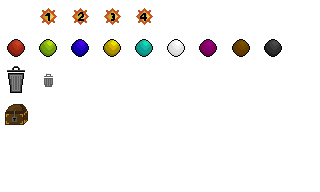
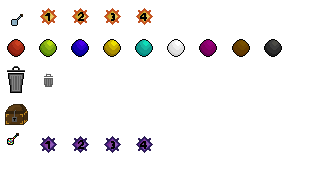
Two versions of the same layered image (320x192). Layer-by-layer changes:
painted on "generic_icons.png" over [7, 14, 153, 153]
